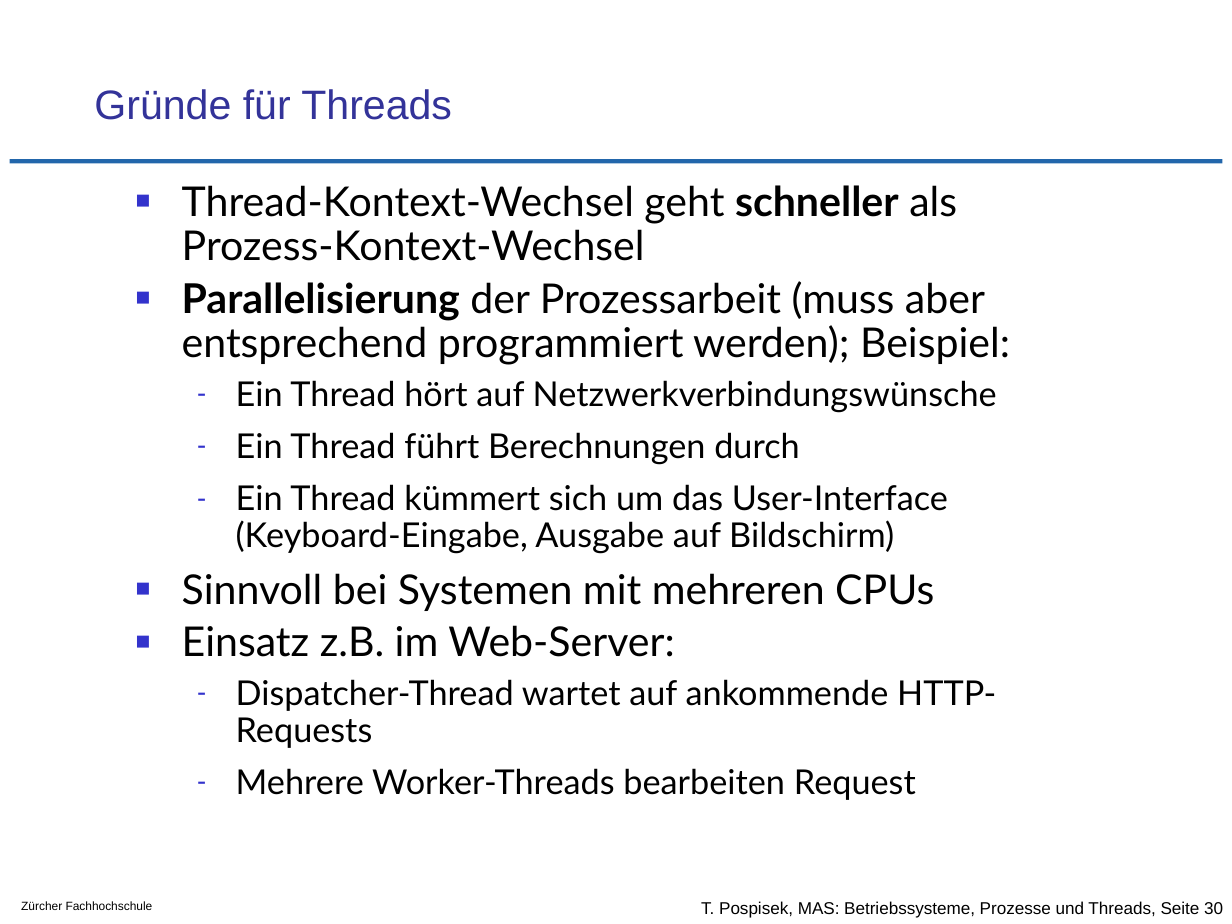
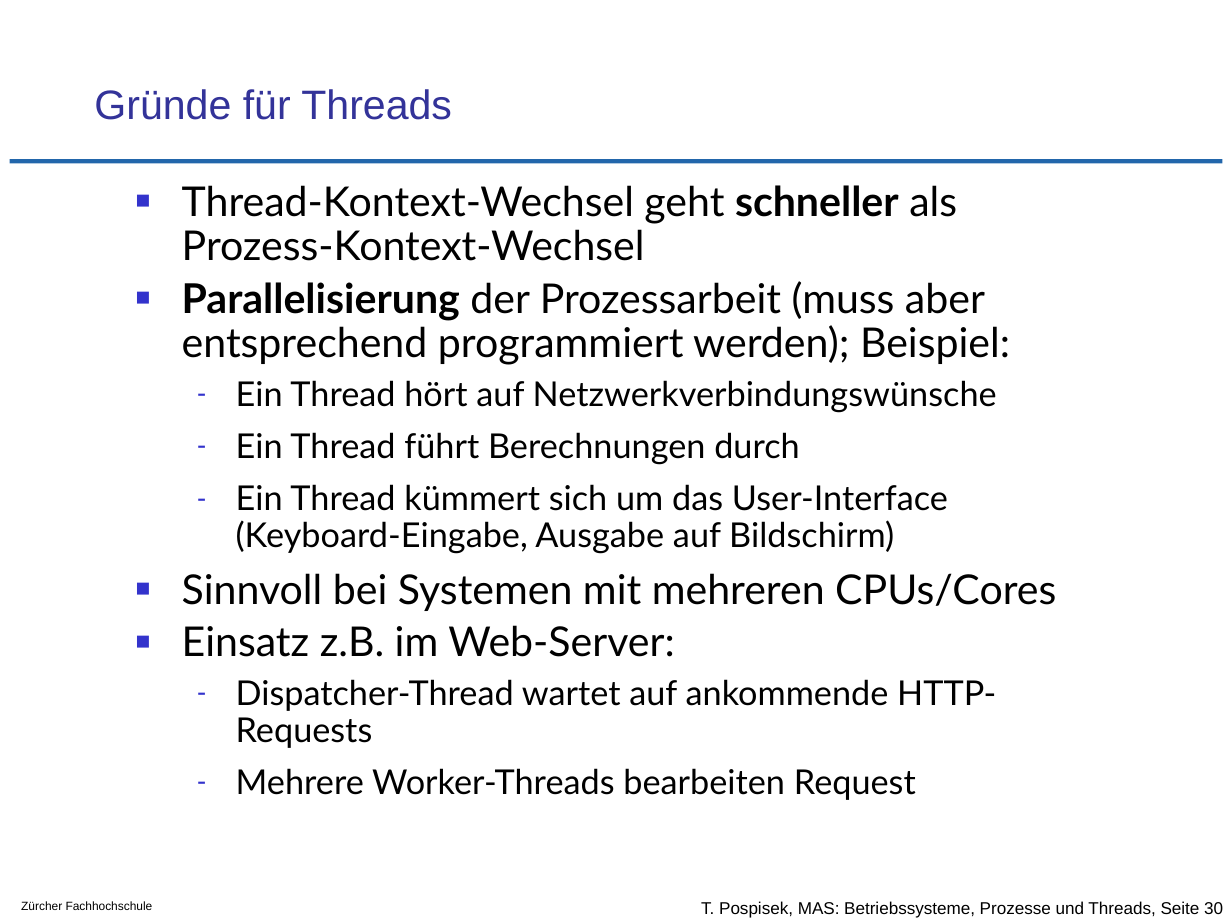
Before and after one commit to tpo/betriebssysteme, a slide deck: slide 30 of 05-2_Prozesse_und_Threads.odp. Drawn at 1232x924 pixels with LibreOffice and Linux fonts; fonts in the diff are those of the drawing; background and template pictures are left out. Boxes give left, top, right and bottom in pixels: in the first picture for what was removed or moved away, otherwise in the second. Text is boxed around its words. In the diff, an @@ line names an element or a change of style, - is before the commit and + after.

Commit message:
S. 30 CPUs -> CPUs/Cores

```diff
--- a/05-2_Prozesse_und_Threads.odp
+++ b/05-2_Prozesse_und_Threads.odp
@@ text at box(182, 573, 1056, 611): text changed @@
-■ Sinnvoll bei Systemen mit mehreren CPUs
+■ Sinnvoll bei Systemen mit mehreren CPUs/Cores
```
Also in this commit, not shown: 1 other file.
